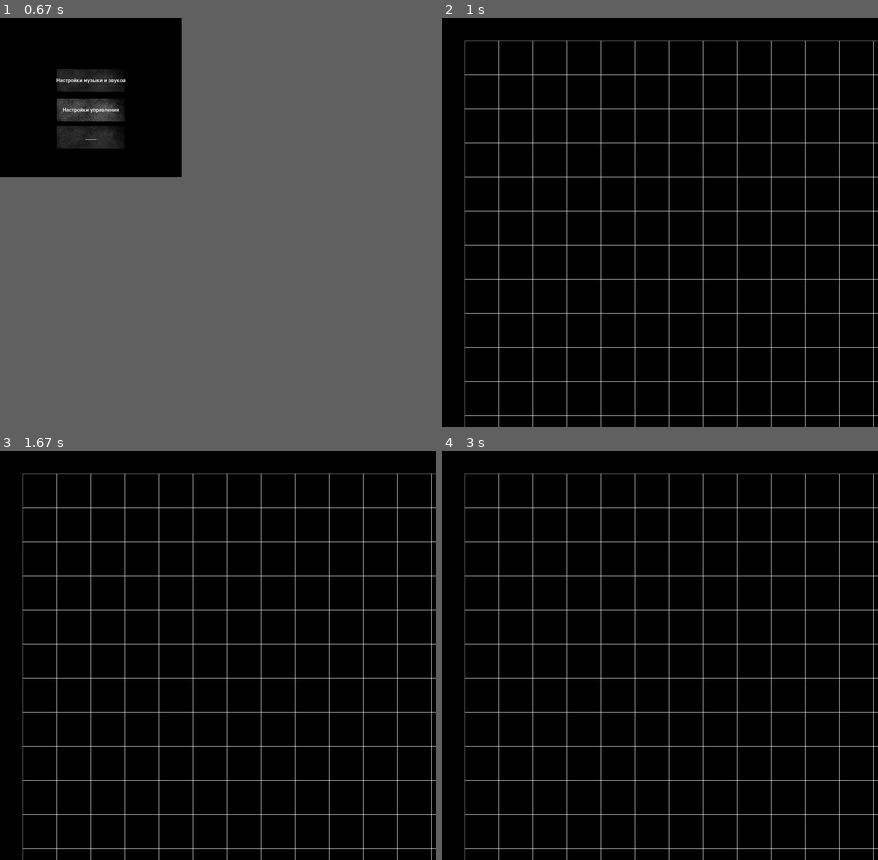
Above: before the commit, frames 1-4 (two rows, left to right).
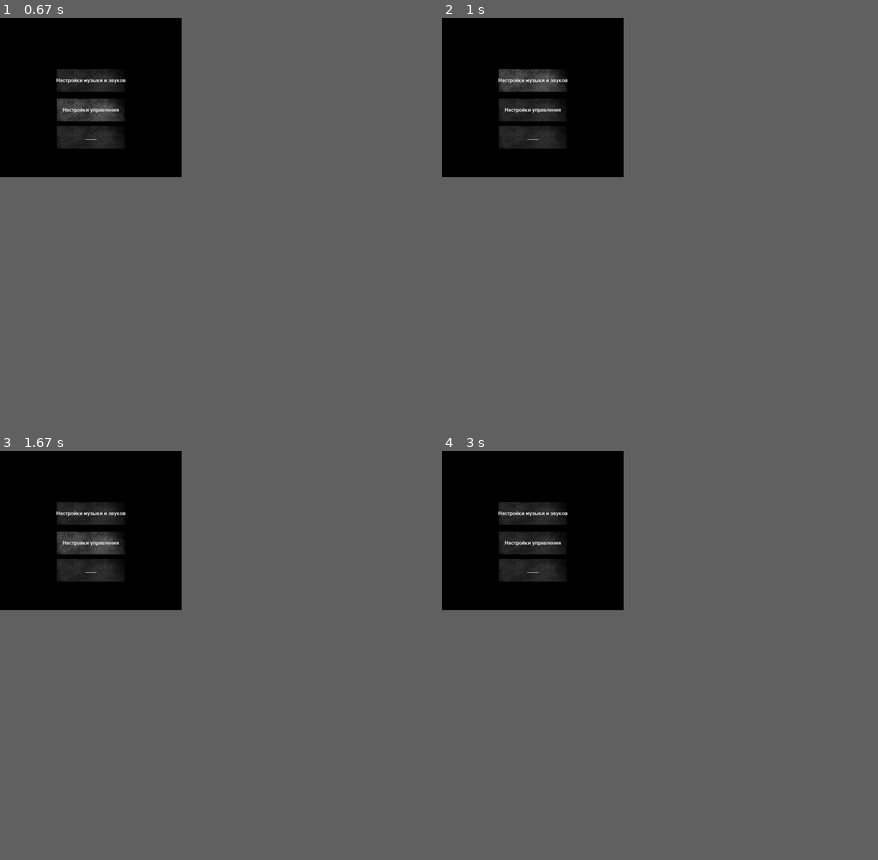
Above: after the commit, the same moments.

Repository: Respenzor/PyGame-project
Game: pygame game, started from Пазлы.py
Same seed, same stepped clock (60 frames per second), same inputs: the game is played once before the commit and once after it.
Inputs (mouse positions are in pixels of both pictures, inside the frame that each line leads up to):
- Up to frame 1 (0.67 s): click (82, 103) at 0.38 s
- Up to frame 2 (1 s): click "Настройки музыки и звуков" at 0.72 s
- Up to frame 3 (1.67 s): click (34, 508) at 1.05 s; click (113, 545) at 1.38 s
- Up to frame 4 (3 s): click (537, 475) at 1.72 s; click (533, 549) at 2.05 s; click (524, 504) at 2.38 s; click (507, 495) at 2.72 s
In our replay, in frame 2 the window is 1920x1800 before the commit and 800x700 after it. These sizes can differ from the game's own. Grey fills any space a smaller window leaves; there, only what the larger window draws over its background counts as a difference.

Frame 1 is identical in both runs. In frame 2, 4.3% of the frame differs, in the area x 5-100%, y 5-100%; in frame 3, 4.3%; in frame 4, 4.2%.

Commit message:
я добавил чтобы кнопка настройки работала и показывала настройки)))0)))

Diff:
--- a/Пазлы.py
+++ b/Пазлы.py
@@ -2,7 +2,6 @@
 import sys
 
 pygame.init()
-
 W, H = 800, 700
 FPS = 60
 window = pygame.display.set_mode((W, H))
@@ -17,7 +16,6 @@
 BUTTON_IMAGE = 'knopka.png'
 BUTTON_ACTIVE_IMAGE = 'knopka_active.png'
 BUTTON_SOUND = 'knopka_press.mp3'
-
 
 
 def start_screen():
@@ -36,23 +34,17 @@
     quit_button = Buttons(250, 475, 300, 100, 'Выход', BUTTON_IMAGE, BUTTON_ACTIVE_IMAGE, BUTTON_SOUND)
     buttons = [start_button, options_button, quit_button]
 
-    game_started = False
-
     while True:
         for event in pygame.event.get():
             if event.type == pygame.QUIT:
                 pygame.quit()
                 sys.exit()
-
             if event.type == pygame.MOUSEBUTTONDOWN:
                 for button in buttons:
                     button.event(event)
-
             if event.type == pygame.USEREVENT:
                 if event.button == start_button:
-                    game_started = True
-                    pygame.display.set_mode((1920, 1800))
-                    window.fill((0, 0, 0))
+                    print(' ')
                 elif event.button == options_button:
                     pygame.display.set_mode((800, 700))
                     start_button = Buttons(250, 225, 300, 100, 'Настройки музыки и звуков', BUTTON_IMAGE,
@@ -67,11 +59,6 @@
                     pygame.quit()
                     sys.exit()
 
-        if game_started:
-            pygame.display.flip()
-            game()
-            break
-
         mouse_pos = pygame.mouse.get_pos()
         for button in buttons:
             button.check_active(mouse_pos)
@@ -80,7 +67,6 @@
             button.draw(window)
         pygame.display.update()
         clock.tick(FPS)
-
 
 class Buttons:
     def __init__(self, x, y, width, height, text, image_location, image_actived_location=None, button_actived_location=None):
@@ -118,56 +104,5 @@
                 self.sound.play()
             pygame.event.post(pygame.event.Event(pygame.USEREVENT, button=self))
 
-
-def game():
-    board = Board(W, H)
-    board.render()
-
-
-class Board:
-    def __init__(self, width, height):
-        self.width = width
-        self.height = height
-        self.board = [[1] * width for _ in range(height)]
-        self.left = 100 #смещение по оси абцисс
-        self.top = 100 #смещение по оси ординат
-        self.cell_size = 150 #размер клеток
-
-    def render(self):
-        for y in range(self.height):
-            for x in range(self.width):
-                pygame.draw.rect(window, pygame.Color(255, 255, 255), (
-                    x * self.cell_size + self.left, y * self.cell_size + self.top, self.cell_size, self.cell_size), self.board[y][x])
-        pygame.display.flip()
-
-        while True:
-            for event in pygame.event.get():
-                if event.type == pygame.QUIT:
-                    pygame.quit()
-                    sys.exit()
-
-                if event.type == pygame.MOUSEBUTTONDOWN and event.button == 1:
-                    mouse_pos = pygame.mouse.get_pos()
-                    cell = self.get_cell(mouse_pos)
-                    if cell:
-                        self.on_click(cell)
-
-            clock.tick(FPS)
-
-    def set_view(self, left, top, cell_size):
-        self.left = left
-        self.top = top
-        self.cell_size = cell_size
-
-    def on_click(self, cell_coords):
-        print(cell_coords)
-
-    def get_cell(self, mouse_pos):
-        if self.left <= mouse_pos[0] < self.left + self.width * self.cell_size and self.top <= mouse_pos[1] < self.top + self.height * self.cell_size:
-            return (int((mouse_pos[0] - self.left) / self.cell_size), int((mouse_pos[1] - self.top) / self.cell_size))
-        else:
-            return None
-
-
 if __name__ == '__main__':
     start_screen()
